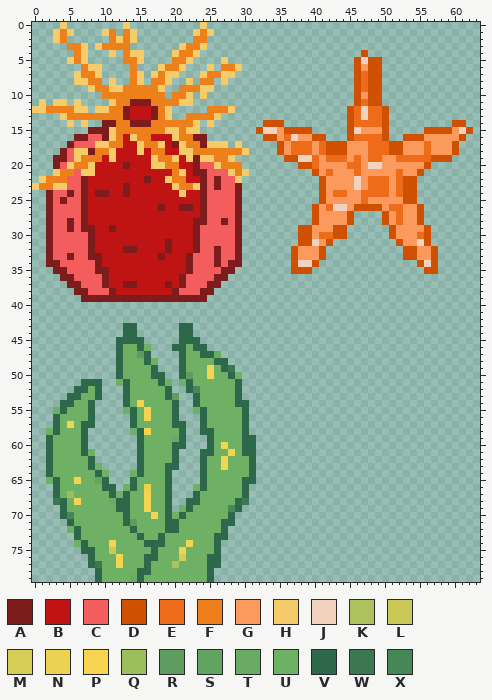
Two versions of one sprite sheet, Assets/img/Tower List.png. The first picture shows the starting point.
The file is 64x80 pixels. Colours within 5 levels of each other are drawn and written as one.
Palette (. is transparent): A #7c1c1c  B #c01414  C #f45d5d  D #cf5000  E #ee6c19  F #ee801c  G #fc9a5d  H #f6cc6b  J #f2d3bf  K #adc25c  L #c9c957  M #d5cd55  N #ebd351  P #f5d550  Q #9ebe5e  R #5e9d5f  S #63a361  T #6aab63  U #6eb165  V #2e684b  W #3b7751  X #478657
Pixels before (only the part around the change), first column x 31:
51 .................................
52 .................................
53 .................................
54 .................................
55 .................................
56 .................................
57 .................................
58 .................................
59 V................................
60 V................................
61 V................................
62 V................................
63 V................................
64 V................................
65 V................................
66 .................................
67 .................................
68 .................................
69 .................................
70 .................................
71 .................................
72 .................................
73 .................................
74 .................................
75 .................................
76 .................................
77 .................................
78 .................................
79 .................................
And afterwards:
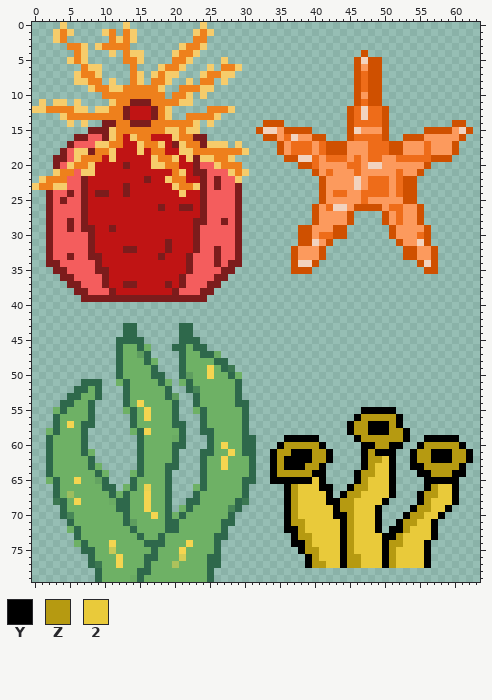
Colours new in this view: Y #000000  Z #b69a11  2 #e9ca3a
Changes in this commit:
Changed rows in their new state; - is an unchanged pixel.
first column x 34:
55 -------------YYYYY-----------
56 ------------YZZZZZY----------
57 -----------YZZYYYZY----------
58 -----------YZZYYYZZY---------
59 --YYYYY-----YZZZZZZY--YYYYY--
60 -YZZZZZY-----YYZZYY--YZZZZZY-
61 YZZYYYZZY----YZYYY--YZZYYYZZY
62 YZYYYYZZY----YZZ2Y--YZZYYYZZY
63 YZYYYZZY-----YZ22Y--YYZZZZZY-
64 YZZZZZYY----YZZ22Y---YYZZZYY-
65 YYYYYY2Y----YZ222Y----YYYYY--
66 --YZ222YY--YZZ222Y----YZ22Y--
67 --YZ2222Y-YZZ2222Y---YZZ22Y--
68 --YZ2222YYZZ2222Y----YZ222Y--
69 --YZ22222YZZ222Y----YZZ22Y---
70 --YZ22222YYZ222Y---YZZ22Y----
71 --YZZ22222YZ222Y--YZZ22Y-----
72 --YYZ22222YZ222Y-YYZ222Y-----
73 ---YZZ2222YZ2222YYZ2222Y-----
74 ---YYZ2222YZ2222YZZ222Y------
75 ----YZZ222YZ2222YZ2222Y------
76 -----YZ222YZZ222YZ2222Y------
77 -----YZZ22YZZ222YZ2222Y------
